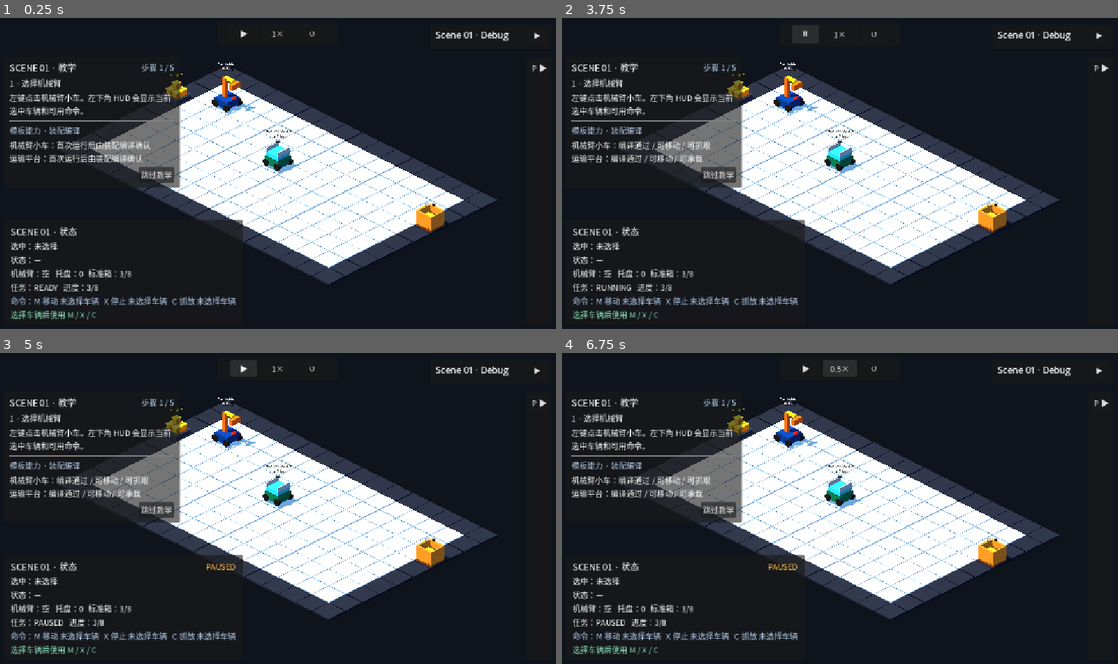
Above: before the commit, frames 1-4 (two rows, left to right).
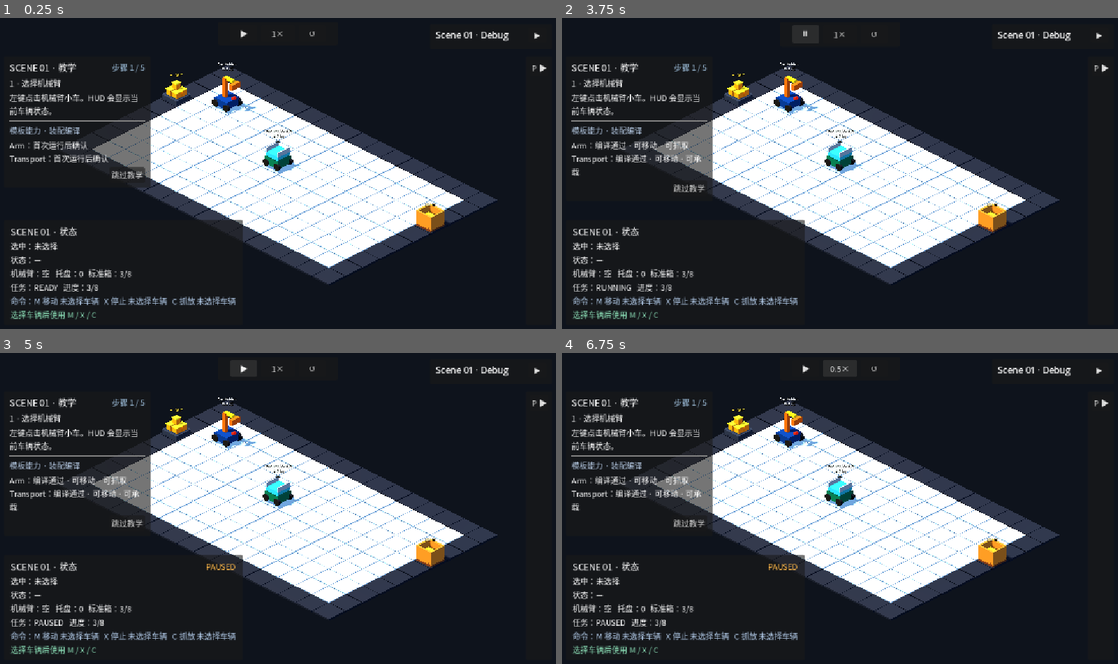
Above: after the commit, the same moments.

Repository: Ri0n72Y/automata
Game: Godot game, scene res://scenes/scene_01/scene_01_basic_packing.tscn
The game is run twice, just before and just after one commit, with the same random seed, the same clock (stepped at 60 frames per second) and the same inputs.
Inputs:
- Up to frame 1 (0.25 s): no input
- Up to frame 2 (3.75 s): click "跳过教学" at 0.5 s; click "P ▶" at 1.25 s; click "▶" at 2 s; click "教学" at 2.75 s; click "▶" at 3.5 s
- Up to frame 3 (5 s): click "⏸" at 4.25 s
- Up to frame 4 (6.75 s): click "1×" at 5 s; click "2×" at 5.75 s; click "4×" at 6.5 s

The runs differ from the first frame. In frame 1, 3.2% of the frame differs, in the area x 1-33%, y 14-55%; in frame 2, 3.3%, in the area x 1-33%, y 14-57%; in frame 3, 3.3%; in frame 4, 3.3%.

Commit message:
refactor(scene-01): compact tutorial into left rail

Diff:
--- a/scripts/scene_01/scene_01_tutorial_ui.gd
+++ b/scripts/scene_01/scene_01_tutorial_ui.gd
@@ -21,7 +21,11 @@
 	_reopen_button.pressed.connect(_on_reopen_pressed)
 	_tutorial.presentation_changed.connect(_refresh)
 	_root.lifecycle_state_changed.connect(_on_lifecycle_state_changed)
+	get_viewport().size_changed.connect(_apply_left_rail_layout)
+	_apply_left_rail_layout()
 	_refresh()
+func _apply_left_rail_layout() -> void:
+	_panel.offset_right = _panel.offset_left + clampf(float(get_viewport().get_visible_rect().size.x) * 0.2, 300.0, 360.0)
 func _on_skip_pressed() -> void:
 	_tutorial.skip_tutorial()
 func _on_reopen_pressed() -> void:
@@ -42,13 +46,13 @@
 	_skip_button.text = "关闭教学" if step == TutorialScript.Step.DONE else "跳过教学"
 func _capability_summary() -> String:
 	return "%s\n%s" % [
-		_capability_line(VehicleManagerScript.ARM_VEHICLE_ID, "机械臂小车", true),
-		_capability_line(VehicleManagerScript.TRANSPORT_VEHICLE_ID, "运输平台", false),
+		_capability_line(VehicleManagerScript.ARM_VEHICLE_ID, "Arm", true),
+		_capability_line(VehicleManagerScript.TRANSPORT_VEHICLE_ID, "Transport", false),
 	]
 func _capability_line(vehicle_id: StringName, label: String, is_arm: bool) -> String:
 	var result = _compile_gate.get_compile_result(vehicle_id)
 	if result == null or not result.is_success():
-		return "%s：首次运行后由装配编译确认" % label
+		return "%s：首次运行后确认" % label
 	var parts := PackedStringArray(["编译通过"])
 	if result.has_capability(AssemblyCapabilitiesScript.CAN_MOVE):
 		parts.append("可移动")
@@ -56,7 +60,7 @@
 		parts.append("可抓取")
 	if not is_arm and _has_interface(result, AssemblyAdapterScript.TRAY_INTERFACE_KIND):
 		parts.append("可承载")
-	return "%s：%s" % [label, " / ".join(parts)]
+	return "%s：%s" % [label, " · ".join(parts)]
 func _has_interface(result, kind: StringName) -> bool:
 	for interface_value in result.get_interaction_interfaces():
 		if interface_value != null and interface_value.kind == kind:
@@ -64,29 +68,17 @@
 	return false
 func _step_title(step: int) -> String:
 	match step:
-		TutorialScript.Step.SELECT_ARM:
-			return "1 · 选择机械臂"
-		TutorialScript.Step.MANUAL_PICKUP:
-			return "2 · 手动抓取"
-		TutorialScript.Step.MANUAL_DROP:
-			return "3 · 手动装箱"
-		TutorialScript.Step.PROGRAM_RUN:
-			return "4 · 基础自动化"
-		TutorialScript.Step.MULTI_VEHICLE:
-			return "5 · 一个程序，多辆车"
-		_:
-			return "教学完成"
+		TutorialScript.Step.SELECT_ARM: return "1 · 选择机械臂"
+		TutorialScript.Step.MANUAL_PICKUP: return "2 · 手动抓取"
+		TutorialScript.Step.MANUAL_DROP: return "3 · 手动装箱"
+		TutorialScript.Step.PROGRAM_RUN: return "4 · 基础自动化"
+		TutorialScript.Step.MULTI_VEHICLE: return "5 · 一个程序，多辆车"
+		_: return "教学完成"
 func _step_body(step: int) -> String:
 	match step:
-		TutorialScript.Step.SELECT_ARM:
-			return "左键点击机械臂小车。左下角 HUD 会显示当前选中车辆和可用命令。"
-		TutorialScript.Step.MANUAL_PICKUP:
-			return "按 M 移动到左侧方块堆的交互位置，确认目标后用 A / D 调整朝向，再按 C 抓取。"
-		TutorialScript.Step.MANUAL_DROP:
-			return "把机械臂移动到右侧 StandardBox 的交互位置，朝向箱体并按 C 放入一个方块。"
-		TutorialScript.Step.PROGRAM_RUN:
-			return "在右侧 PROGRAM SOURCE 用 Arm 的 MoveTo + GrabDrop 创建并 Run 一次真实装箱程序。可用按钮，也可直接改源码；错误会定位到物理行号。"
-		TutorialScript.Step.MULTI_VEHICLE:
-			return "在同一个成功装箱程序中再加入 Transport 的 MoveTo。DSL v2 没有 SelectVehicle：每条 [vehicle_id:command] 自己写明执行车辆。"
-		_:
-			return "你已经完成手动搬运、基础 Program 和最小多车串行。可继续完成 StandardBox 任务并观察最终评分。"
+		TutorialScript.Step.SELECT_ARM: return "左键点击机械臂小车。HUD 会显示当前车辆状态。"
+		TutorialScript.Step.MANUAL_PICKUP: return "M 选择方块堆旁目标格；A/D 调整朝向；C 抓取。"
+		TutorialScript.Step.MANUAL_DROP: return "移动到 StandardBox 旁，朝向箱体并按 C 放入方块。"
+		TutorialScript.Step.PROGRAM_RUN: return "打开右侧 PROGRAM，用 Arm 的 MoveTo + GrabDrop 完成一次真实装箱。"
+		TutorialScript.Step.MULTI_VEHICLE: return "在同一成功装箱程序加入 Transport MoveTo；每条命令显式写 vehicle_id。"
+		_: return "已完成手动搬运、基础 Program 和最小多车串行。"
